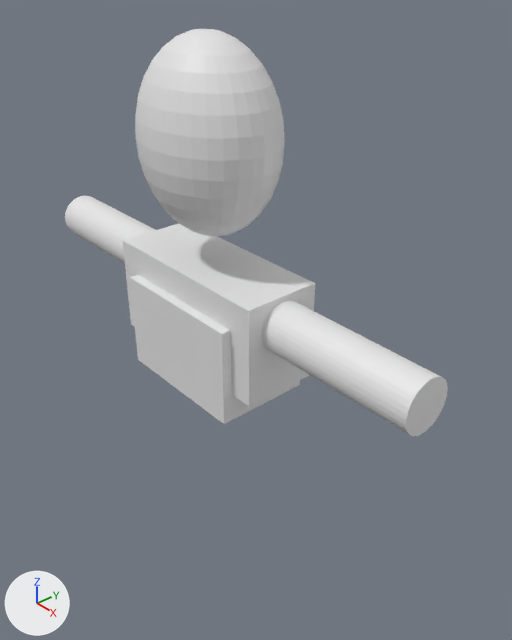
Two versions of the Blender file Jidai/Resources/Man.blend, one commit apart.
Camera for both pictures: a 50 mm camera at (5.02, -3.81, 3.71) aimed at (0.13, 0.44, 0.03). Lighting does not change. The marker at lower left points along +X, +Y and +Z.
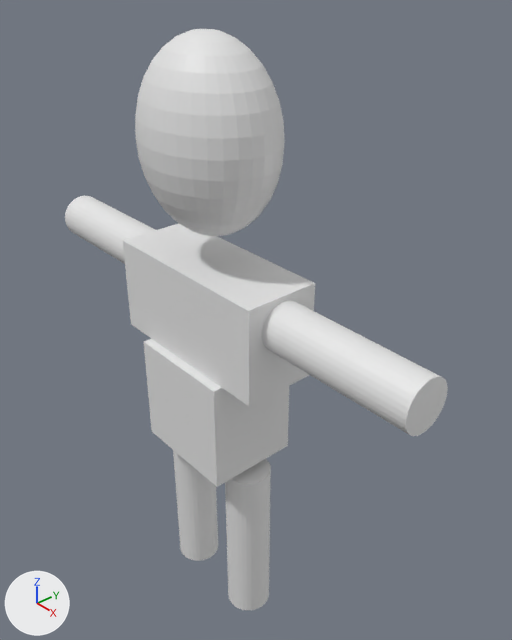
Where the newer file only moved an object's origin or applied its transform, the numbers keep the older frame.

The change in detail:
me_cube_002 has 8 vertices, 6 faces and spans x -1.0..1.0, y -1.0..1.0, z -1.0..1.0.
me_cube_002 is used by ob_cube_001; location (0.0, 0.0, 0.0); scale (0.75, 0.5, 0.5).
me_cube_002 part 1: the whole mesh is scaled about its middle by (0.8, 1, 1.2), then moved by (0.0, 0.0, -1.6).
Mesh me_cylinder_002 is new.
It has 64 vertices, 34 faces and spans x -0.25..0.25, y -0.25..0.25, z -1.0..1.0.
Object 'Cylinder.002' (ob_cylinder_002) is new; it shows me_cylinder_002.
Its location is (-0.5, 0.0, -2.5).
Object 'Cylinder.003' (ob_cylinder_003) is new; it shows a copy of me_cylinder_002.
Its location is (0.5, 0.0, -2.5).

Changed parts and their boxes (x1, y1, x2, y2) in the pictures (512 x 640 px):
'Cube.001', mesh rescaled (14% narrower): before (130, 275, 300, 424); after (144, 339, 290, 487)
'Cylinder.003', added: after (225, 459, 271, 610)
'Cylinder.002', added: after (173, 450, 218, 561)
